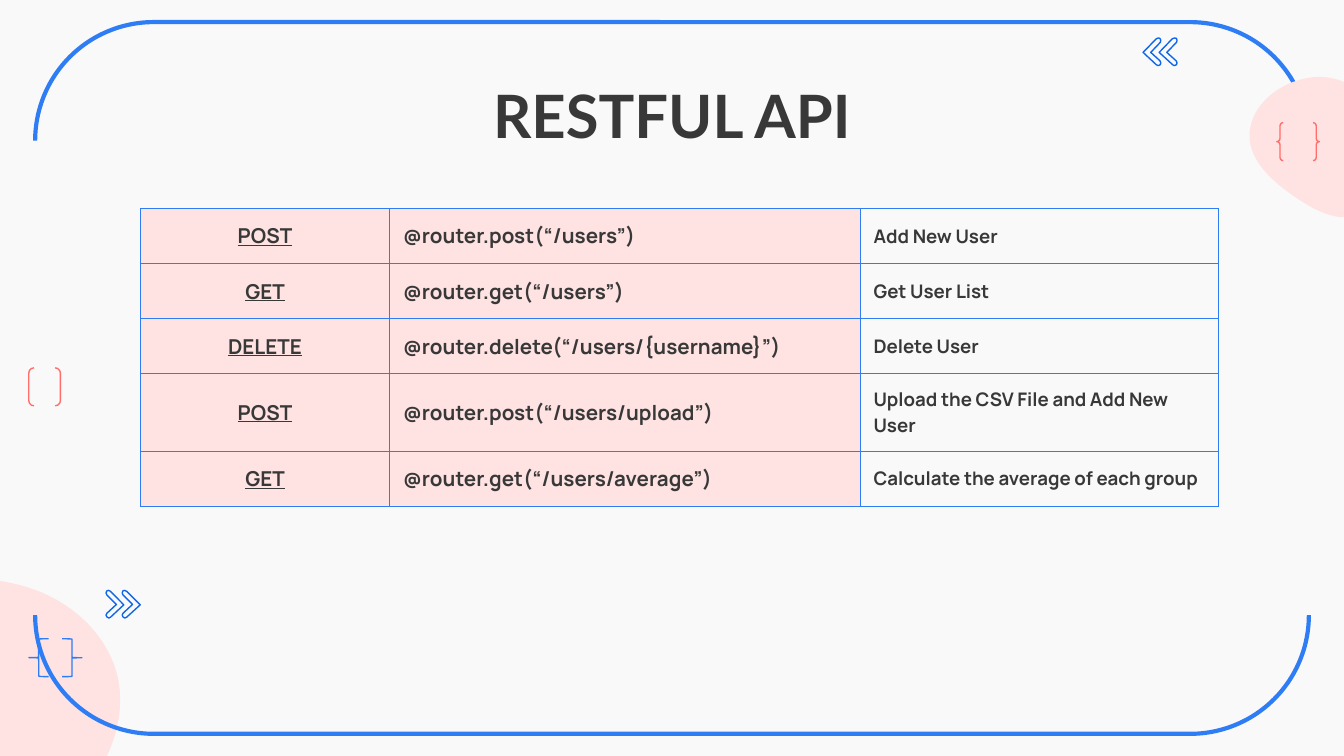
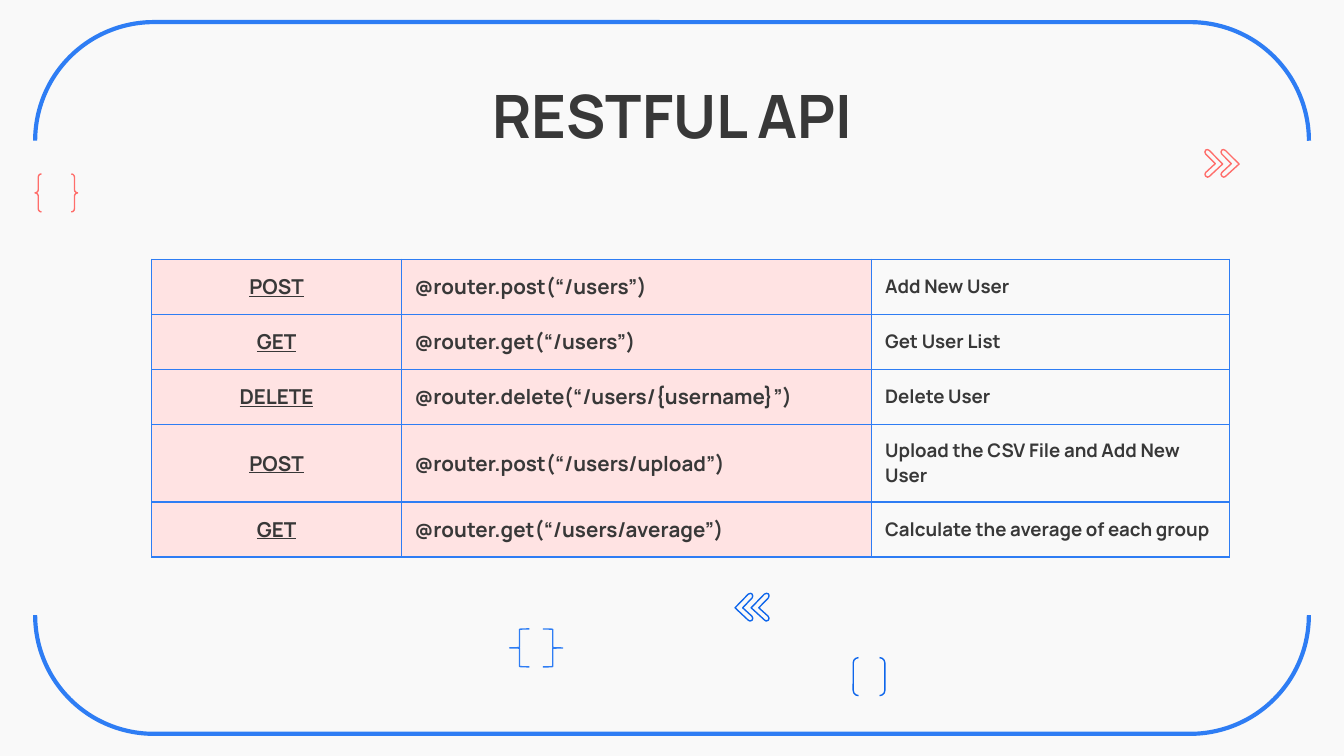
Before and after one commit to ZavierHuang/RESTFUL-API-DESIGN, a slide deck: slide 3 of 黃昱叡_SW2_Backend_Practice.pptx. Drawn at 1344x756 pixels with LibreOffice and Linux fonts; fonts in the diff are those of the drawing. Boxes give left, top, right and bottom in pixels: in the first picture for what was removed or moved away, otherwise in the second. Text is boxed around its words. In the diff, an @@ line names an element or a change of style, - is before the commit and + after.

```diff
--- a/黃昱叡_SW2_Backend_Practice.pptx
+++ b/黃昱叡_SW2_Backend_Practice.pptx
@@ freeform shape removed at bbox=[1144, 38, 1161, 66] @@
@@ freeform shape removed at bbox=[1160, 38, 1179, 66] @@
@@ title "RESTFUL API" at bbox=[493, 94, 852, 139]: font Lato to Manrope @@
@@ freeform shape removed at bbox=[1247, 77, 1344, 216] @@
@@ freeform shape added at bbox=[1204, 149, 1222, 177], fill #F9F9F9, outline #FF6E6B 0.75 pt @@
@@ freeform shape added at bbox=[1220, 149, 1239, 177], fill #F9F9F9, outline #FF6E6B 0.75 pt @@
@@ brace pair: place and size @@
-brace pair at bbox=[1277, 122, 1320, 160]
+brace pair at bbox=[35, 173, 78, 211]
@@ table: place and size @@
-table at bbox=[140, 208, 1218, 509]
+table at bbox=[152, 259, 1230, 560]
@@ bracket pair removed at bbox=[28, 368, 60, 406] @@
@@ freeform shape removed at bbox=[0, 579, 128, 756] @@
@@ freeform shape: place and size @@
-freeform shape at bbox=[106, 590, 124, 618]
+freeform shape at bbox=[735, 594, 753, 622]
@@ freeform shape: place and size @@
-freeform shape at bbox=[122, 590, 141, 618]
+freeform shape at bbox=[751, 594, 770, 622]
@@ left brace added at bbox=[509, 629, 530, 667], outline #2E7DF4 0.75 pt @@
@@ left brace added at bbox=[543, 629, 563, 667], outline #2E7DF4 0.75 pt @@
@@ left brace removed at bbox=[28, 638, 48, 676] @@
@@ left brace removed at bbox=[62, 638, 82, 676] @@
@@ bracket pair added at bbox=[853, 657, 886, 695], outline #0E66EB 0.75 pt @@
```
Also in this commit, not shown: 13 other slides changed, 2 other files.
